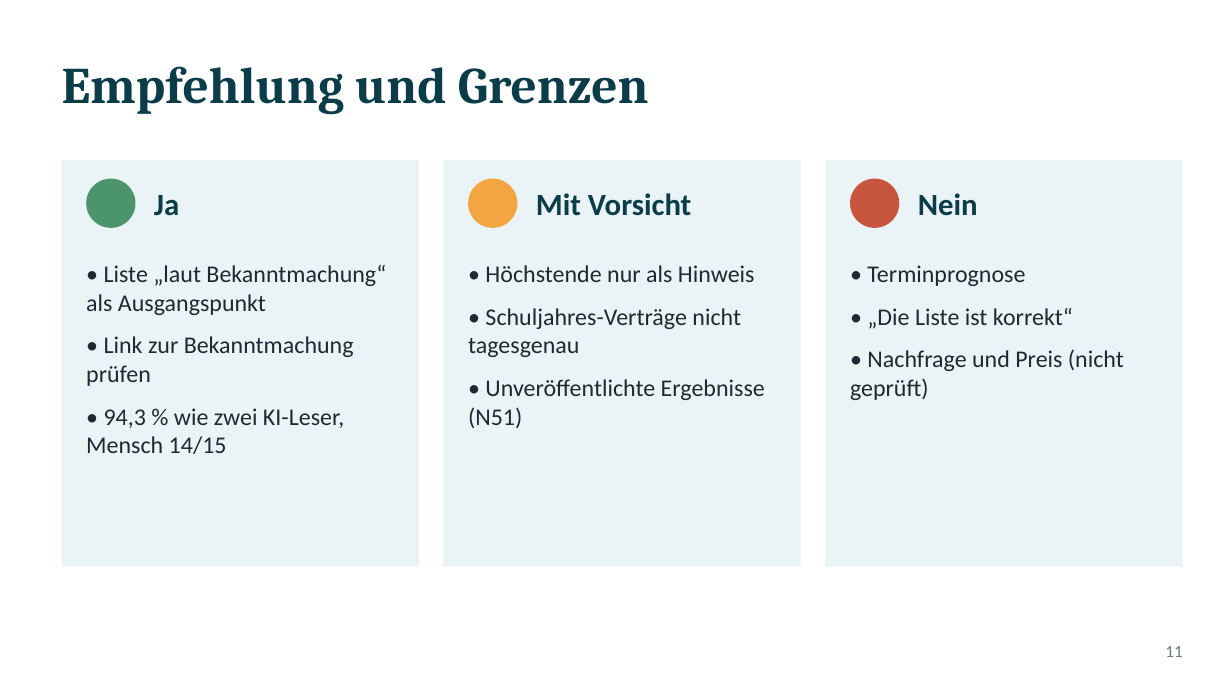
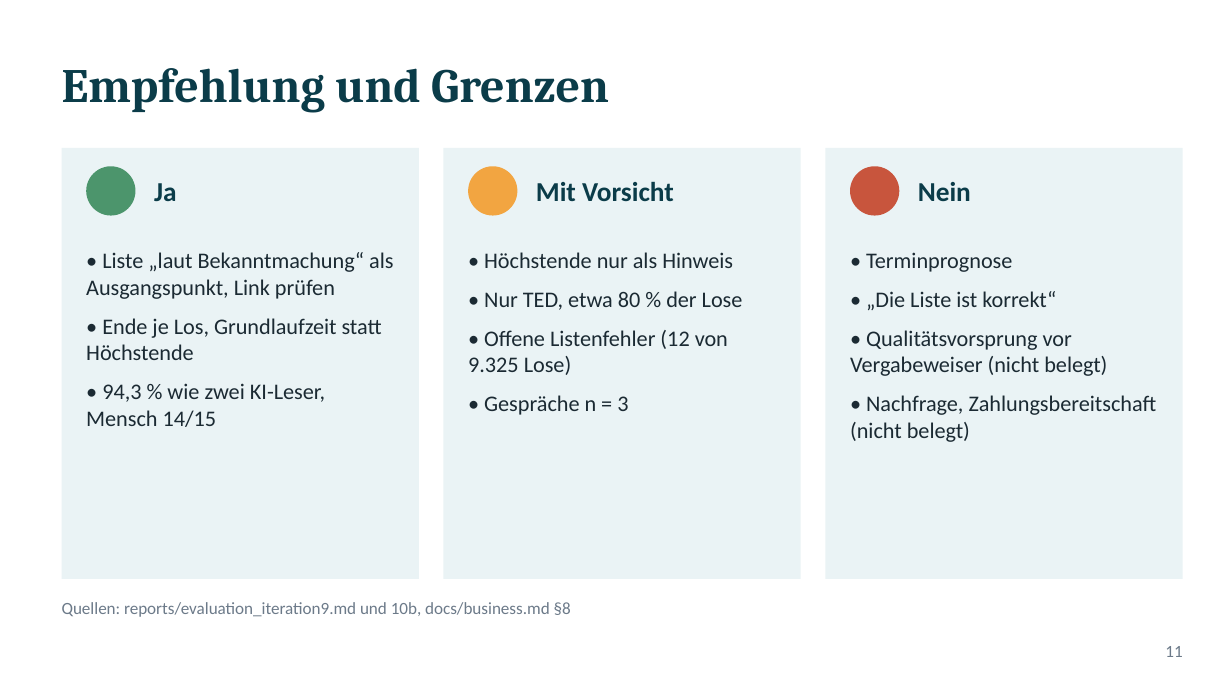
Before and after one commit to ludwigrichthammer9-web/vergabe_radar, a slide deck: slide 11 of docs/vortrag/vortrag_vergabe_radar.pptx. Drawn at 1232x693 pixels with LibreOffice and Linux fonts; fonts in the diff are those of the drawing. Boxes give left, top, right and bottom in pixels: in the first picture for what was removed or moved away, otherwise in the second. Text is boxed around its words. In the diff, an @@ line names an element or a change of style, - is before the commit and + after.

```diff
--- a/docs/vortrag/vortrag_vergabe_radar.pptx
+++ b/docs/vortrag/vortrag_vergabe_radar.pptx
@@ title "Empfehlung und Grenzen" at bbox=[62, 68, 609, 112]: size 30 to 28 pt @@
@@ rectangle: place and size @@
-rectangle at bbox=[62, 160, 419, 567]
+rectangle at bbox=[62, 148, 419, 579]
@@ rectangle: place and size @@
-rectangle at bbox=[444, 160, 801, 567]
+rectangle at bbox=[444, 148, 801, 579]
@@ rectangle: place and size @@
-rectangle at bbox=[825, 160, 1183, 567]
+rectangle at bbox=[825, 148, 1183, 579]
@@ text "Ja": place and size @@
-text "Ja" at bbox=[154, 195, 179, 216]
+text "Ja" at bbox=[154, 183, 177, 201]
@@ text "Mit Vorsicht": place and size @@
-text "Mit Vorsicht" at bbox=[536, 193, 691, 216]
+text "Mit Vorsicht" at bbox=[536, 181, 674, 201]
@@ 3 ellipses: place and size @@
-3 ellipses at bbox=[86, 179, 899, 228]
+3 ellipses at bbox=[86, 166, 899, 216]
@@ size 18 to 16 pt in 3 elements at bbox=[154, 183, 177, 201], bbox=[536, 181, 674, 201], bbox=[918, 182, 971, 201] @@
@@ text "Nein": place and size @@
-text "Nein" at bbox=[918, 193, 978, 216]
+text "Nein" at bbox=[918, 182, 971, 201]
@@ text at bbox=[86, 252, 393, 360]: text changed; size 14 to 13 pt @@
-• Liste „laut Bekanntmachung“ als Ausgangspunkt
-• Link zur Bekanntmachung prüfen
+• Liste „laut Bekanntmachung“ als Ausgangspunkt, Link prüfen
+• Ende je Los, Grundlaufzeit statt Höchstende
@@ text "• Liste „laut Bekanntmachung“ als ...": place and size @@
-text "• Liste „laut Bekanntmachung“ als ..." at bbox=[86, 265, 386, 454]
+text "• Liste „laut Bekanntmachung“ als ..." at bbox=[86, 252, 393, 427]
@@ text "• Höchstende nur als Hinweis": place and size @@
-text "• Höchstende nur als Hinweis" at bbox=[468, 265, 765, 428]
+text "• Höchstende nur als Hinweis" at bbox=[468, 252, 743, 415]
@@ text at bbox=[484, 252, 733, 268]: size 14 to 13 pt in "• Höchstende nur als Hinweis"; less space between paragraphs @@
@@ text "• Terminprognose": place and size @@
-text "• Terminprognose" at bbox=[850, 265, 1124, 400]
+text "• Terminprognose" at bbox=[850, 252, 1157, 442]
@@ text at bbox=[866, 252, 1056, 310]: size 14 to 13 pt in "• Terminprognose", "• „Die Liste ist korrekt“"; less space between paragraphs @@
@@ text at bbox=[468, 291, 743, 415]: text changed; size 14 to 13 pt @@
-• Schuljahres-Verträge nicht tagesgenau
-• Unveröffentlichte Ergebnisse (N51)
+• Nur TED, etwa 80 % der Lose
+• Offene Listenfehler (12 von 9.325 Lose)
+• Gespräche n = 3
@@ text at bbox=[850, 330, 1157, 442]: text changed; size 14 to 13 pt @@
-• Nachfrage und Preis (nicht geprüft)
+• Qualitätsvorsprung vor Vergabeweiser (nicht belegt)
+• Nachfrage, Zahlungsbereitschaft (nicht belegt)
@@ text at bbox=[86, 383, 325, 427]: size 14 to 13 pt in "• 94,3 % wie zwei KI-Leser, Mensch ..."; less space between paragraphs @@
@@ text added at bbox=[62, 602, 571, 617], 10 pt, text #6C7A89 @@
+Quellen: reports/evaluation_iteration9.md und 10b, docs/business.md §8
```
Also in this commit, not shown: 8 other slides changed, 3 slides added, 3 slides removed, 1 other file.
